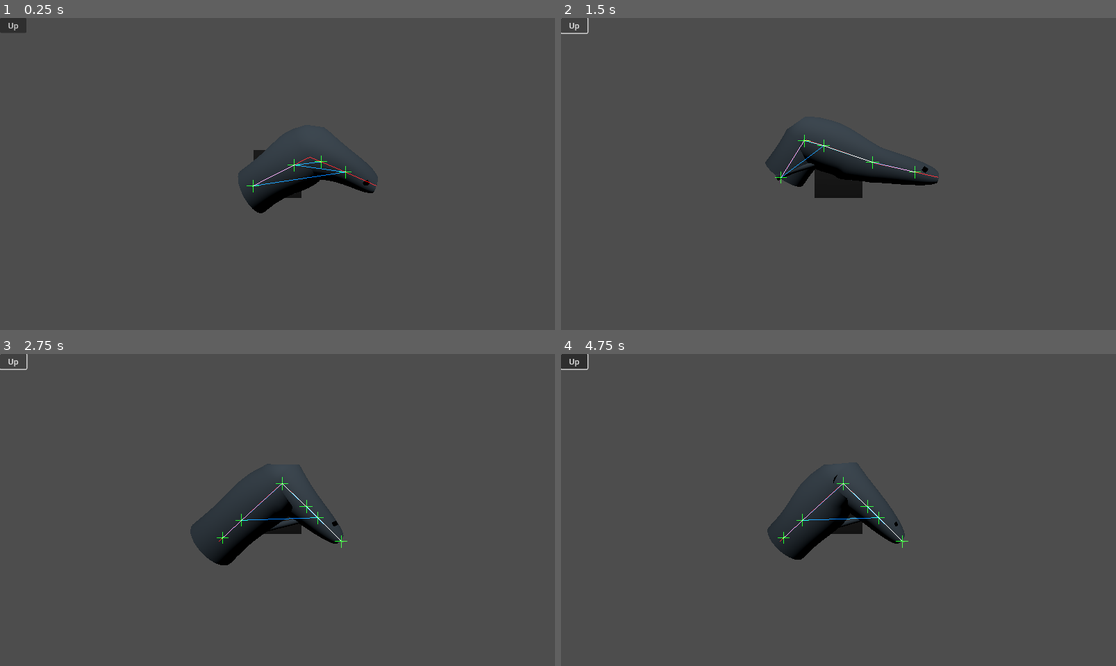
Above: before the commit, frames 1-4 (two rows, left to right).
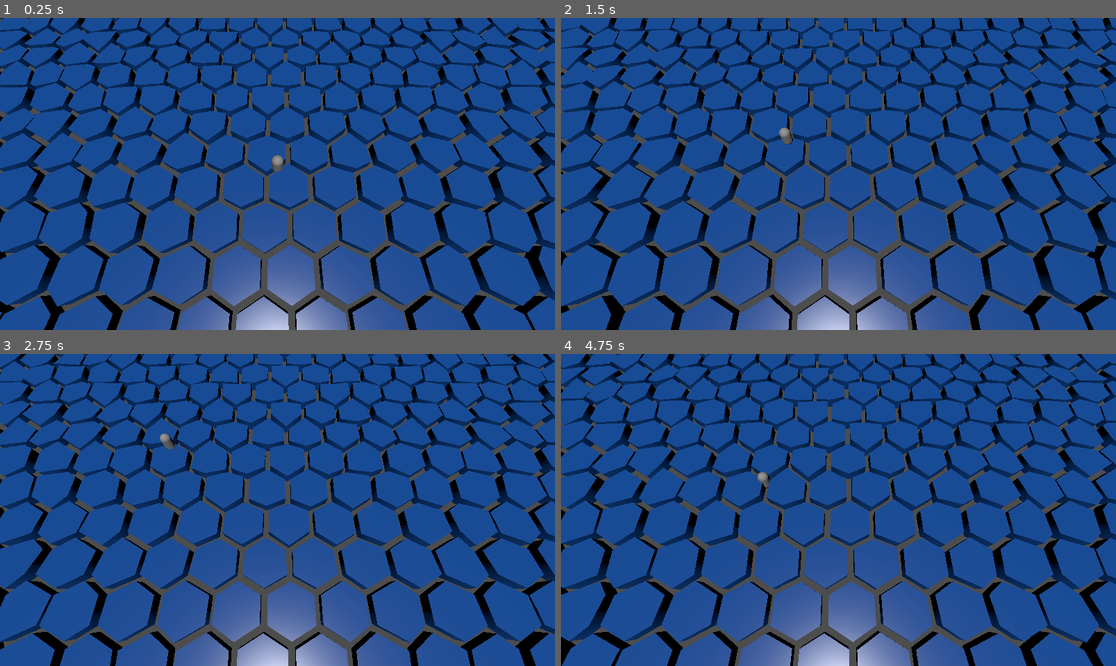
Above: after the commit, the same moments.

Repository: BinRoot/ludum-dare-58
Game: Godot game, scene res://Scenes/world.tscn
Two runs of this game, one before a commit and one after it. Both use one fixed random seed, a clock stepped at 60 frames per second and the inputs below. Before the commit the project starts from res://Scenes/fish.tscn.
Inputs (mouse positions are in pixels of both pictures, inside the frame that each line leads up to):
- Up to frame 1 (0.25 s): no input
- Up to frame 2 (1.5 s): click (572, 24) at 0.5 s, where only the run before the commit has a clickable "Up"; click (572, 24) at 1.25 s, where only the run before the commit has a clickable "Up"
- Up to frame 3 (2.75 s): click (11, 360) at 2 s, where only the run before the commit has a clickable "Up"
- Up to frame 4 (4.75 s): move the mouse to (960, 494) at 2.77 s; click (960, 494) at 2.92 s; move the mouse to (727, 525) at 3.52 s; click (727, 525) at 3.67 s; move the mouse to (894, 441) at 4.27 s; click (894, 441) at 4.42 s

The runs differ from the first frame. In frame 1, 93% of the frame differs, in the area x 0-100%, y 0-100%; in frame 2, 93%; in frame 3, 93%; in frame 4, 94%.

Commit message:
hex sea tiles

Diff:
--- /dev/null
+++ b/Scenes/player.gd
@@ -0,0 +1,30 @@
+extends Node3D
+
+@onready var camera: Camera3D = get_viewport().get_camera_3d()
+@export var ground_y := 0.0
+@export var speed := 6.0
+var target := Vector3.ZERO
+var has_target := false
+
+func _unhandled_input(e):
+	if e is InputEventMouseButton and e.button_index == MOUSE_BUTTON_LEFT and e.pressed:
+		if camera == null:
+			push_error("Assign a Camera3D to the script.")
+			return
+		var from := camera.project_ray_origin(e.position)
+		var dir  := camera.project_ray_normal(e.position)
+		var hit = Plane(Vector3.UP, ground_y).intersects_ray(from, dir)
+		if hit != null:
+			target = hit
+			has_target = true
+
+func _process(delta):
+	if has_target:
+		var pos := global_position
+		var to  := Vector3(target.x, ground_y, target.z)
+		var d   := to - pos
+		if d.length() < 0.05:
+			has_target = false
+		else:
+			global_position = pos + d.normalized() * speed * delta
+			look_at(global_position + d.normalized(), Vector3.UP)
--- /dev/null
+++ b/Scenes/player.tscn
@@ -0,0 +1,11 @@
+[gd_scene load_steps=3 format=3 uid="uid://bj2m6hkljq3ax"]
+
+[ext_resource type="Script" uid="uid://c25pih8l4hb8u" path="res://Scenes/player.gd" id="1_v0iea"]
+
+[sub_resource type="CapsuleMesh" id="CapsuleMesh_f60y1"]
+
+[node name="Player" type="Node3D"]
+script = ExtResource("1_v0iea")
+
+[node name="MeshInstance3D" type="MeshInstance3D" parent="."]
+mesh = SubResource("CapsuleMesh_f60y1")
--- /dev/null
+++ b/Scenes/sea_tile.gd
@@ -0,0 +1,27 @@
+extends Node3D
+
+@onready var mesh_instance: MeshInstance3D = $MeshInstance3D
+
+# Attach to a Node3D, or run in an editor utility script
+func _ready():
+  var radius := 2            # hex face "radius" (center to corner)
+  var length := 1.0           # how long you want it
+  var mesh := CylinderMesh.new()
+  mesh.top_radius = radius
+  mesh.bottom_radius = radius
+  mesh.height = length
+  mesh.radial_segments = 6     # <- hexagon
+  mesh.rings = 10              # more segments for smoother waves
+  mesh.cap_top = true
+  mesh.cap_bottom = true
+  #mesh.smooth_faces = false    # crisp, flat hex sides (no rounding)
+
+  var mi := MeshInstance3D.new()
+  mi.mesh = mesh
+  add_child(mi)
+
+  # Apply wave shader
+  var shader = load("res://Scenes/sea_wave.gdshader")
+  var mat := ShaderMaterial.new()
+  mat.shader = shader
+  mi.set_surface_override_material(0, mat)
--- /dev/null
+++ b/Scenes/sea_tile.tscn
@@ -0,0 +1,8 @@
+[gd_scene load_steps=2 format=3 uid="uid://bajovhkqjeyjs"]
+
+[ext_resource type="Script" uid="uid://dg1fgv8ig8ve8" path="res://Scenes/sea_tile.gd" id="1_fgewa"]
+
+[node name="SeaTile" type="Node3D"]
+script = ExtResource("1_fgewa")
+
+[node name="MeshInstance3D" type="MeshInstance3D" parent="."]
--- /dev/null
+++ b/Scenes/sea_wave.gdshader
@@ -0,0 +1,30 @@
+shader_type spatial;
+
+uniform float wave_speed : hint_range(0.0, 5.0) = 1.0;
+uniform float wave_height : hint_range(0.0, 2.0) = 0.3;
+uniform float wave_frequency : hint_range(0.0, 10.0) = 2.0;
+uniform vec3 wave_direction = vec3(1.0, 0.0, 1.0);
+uniform vec4 water_color : source_color = vec4(0.1, 0.3, 0.6, 1.0);
+uniform float roughness : hint_range(0.0, 1.0) = 0.3;
+
+void vertex() {
+	// Get world position
+	vec3 world_pos = (MODEL_MATRIX * vec4(VERTEX, 1.0)).xyz;
+
+	// Create multiple wave patterns
+	float wave1 = sin(world_pos.x * wave_frequency + TIME * wave_speed) * wave_height;
+	float wave2 = cos(world_pos.z * wave_frequency * 0.7 + TIME * wave_speed * 1.3) * wave_height * 0.5;
+	float wave3 = sin((world_pos.x + world_pos.z) * wave_frequency * 0.5 + TIME * wave_speed * 0.8) * wave_height * 0.3;
+
+	// Combine waves
+	float total_wave = wave1 + wave2 + wave3;
+
+	// Apply wave to vertex Y position
+	VERTEX.y += total_wave;
+}
+
+void fragment() {
+	ALBEDO = water_color.rgb;
+	ROUGHNESS = roughness;
+	SPECULAR = 0.5;
+}
--- /dev/null
+++ b/Scenes/world.gd
@@ -0,0 +1,34 @@
+extends Node3D
+
+# Hex grid parameters
+@export var grid_width: int = 20
+@export var grid_height: int = 20
+@export var hex_radius: float = 2.0  # Must match the radius in sea_tile.gd
+
+# Preload the sea tile scene
+var sea_tile_scene = preload("res://Scenes/sea_tile.tscn")
+
+func _ready():
+	generate_hex_grid()
+
+func generate_hex_grid():
+	var hex_width = hex_radius * 1.0
+	var hex_height = hex_radius * sqrt(3.0)
+
+	# Calculate offsets to center the grid
+	var total_width = (grid_width - 1) * hex_width * 2 + hex_width
+	var total_height = (grid_height - 1) * hex_height
+	var offset_x = total_width / 2.0
+	var offset_z = total_height / 2.0
+
+	for row in range(grid_height):
+		for col in range(grid_width):
+			var tile = sea_tile_scene.instantiate()
+			var x = col * hex_width * 2
+			var z = row * hex_height
+			if row % 2 == 1:
+				x += hex_width
+
+			# Center the grid around origin
+			tile.position = Vector3(x - offset_x, 0, z - offset_z)
+			add_child(tile)
--- /dev/null
+++ b/Scenes/world.tscn
@@ -0,0 +1,16 @@
+[gd_scene load_steps=3 format=3 uid="uid://bny86q764j0b2"]
+
+[ext_resource type="Script" uid="uid://b5kps4ue5b4hw" path="res://Scenes/world.gd" id="1_5a7ea"]
+[ext_resource type="PackedScene" uid="uid://bj2m6hkljq3ax" path="res://Scenes/player.tscn" id="1_a02cp"]
+
+[node name="World" type="Node3D"]
+script = ExtResource("1_5a7ea")
+
+[node name="Player" parent="." instance=ExtResource("1_a02cp")]
+transform = Transform3D(1, 0, 0, 0, 1, 0, 0, 0, 1, 0, 1.352211, 0)
+
+[node name="Camera3D" type="Camera3D" parent="."]
+transform = Transform3D(1, 0, 0, 0, 0.42163736, 0.90676457, 0, -0.90676457, 0.42163736, 0, 17.094147, 8.314308)
+
+[node name="DirectionalLight3D" type="DirectionalLight3D" parent="."]
+transform = Transform3D(1, 0, 0, 0, 0.34285644, 0.9393878, 0, -0.9393878, 0.34285644, 0, 14.151663, 7.1773577)
--- a/project.godot
+++ b/project.godot
@@ -11,7 +11,7 @@
 [application]
 
 config/name="ludum-dare-58"
-run/main_scene="uid://fmoiqtua5rsi"
+run/main_scene="uid://bny86q764j0b2"
 config/features=PackedStringArray("4.5", "GL Compatibility")
 config/icon="res://icon.svg"
 
Not shown, added: Scenes/player.gd.uid
Not shown, added: Scenes/sea_tile.gd.uid
Not shown, added: Scenes/sea_wave.gdshader.uid
Not shown, added: Scenes/world.gd.uid
